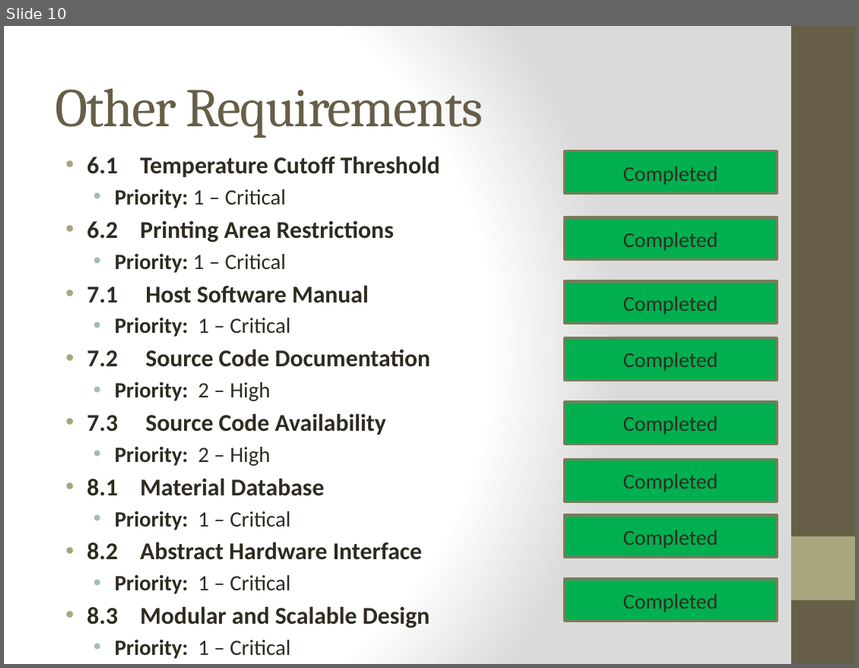
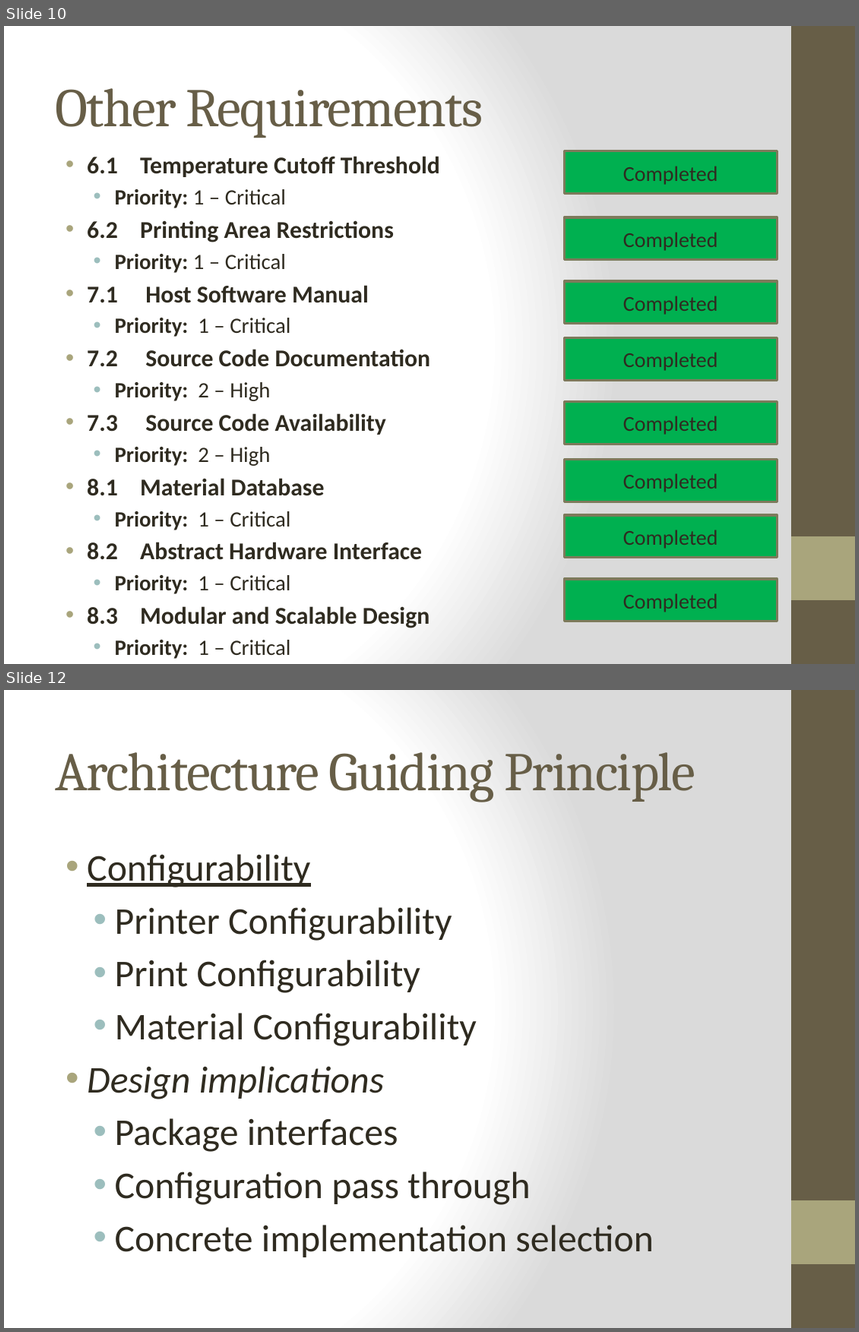
Before and after one commit to qpHalcy0n/SRDesign, a slide deck: Final Presentation/Ink3d Final Presentation.pptx. Shown one above the other, each under a label of ours: slide 10 before the commit, slides 10 and 12 after it; the slides between them are not shown. The pictures are 859x668 and 859x1332 pixels, drawn with LibreOffice and Linux fonts; fonts in the diff are those of the drawing. Boxes give left, top, right and bottom in pixels: in the first picture for what was removed or moved away, otherwise in the second. Text is boxed around its words. In the diff, an @@ line names an element or a change of style, - is before the commit and + after.

```diff
--- a/Final Presentation/Ink3d Final Presentation.pptx
+++ b/Final Presentation/Ink3d Final Presentation.pptx
@@ slide 12 added at (4, 690, 855, 1328), background gradient #FFFFFF to #DADADA; not listed: 2 template elements that a slide beside it also shows @@
@@ title added at (55, 752, 696, 802), 46 pt, text #675E47 @@
+Architecture Guiding Principle
@@ text added at (87, 854, 654, 1258), 32 pt, text #2F2B20 @@
+• Configurability
+  • Printer Configurability
+  • Print Configurability
+  • Material Configurability
+• Design implications
+  • Package interfaces
+  • Configuration pass through
+  • Concrete implementation selection
```
Also in this commit, not shown: 22 other slides added, 2 other files.
